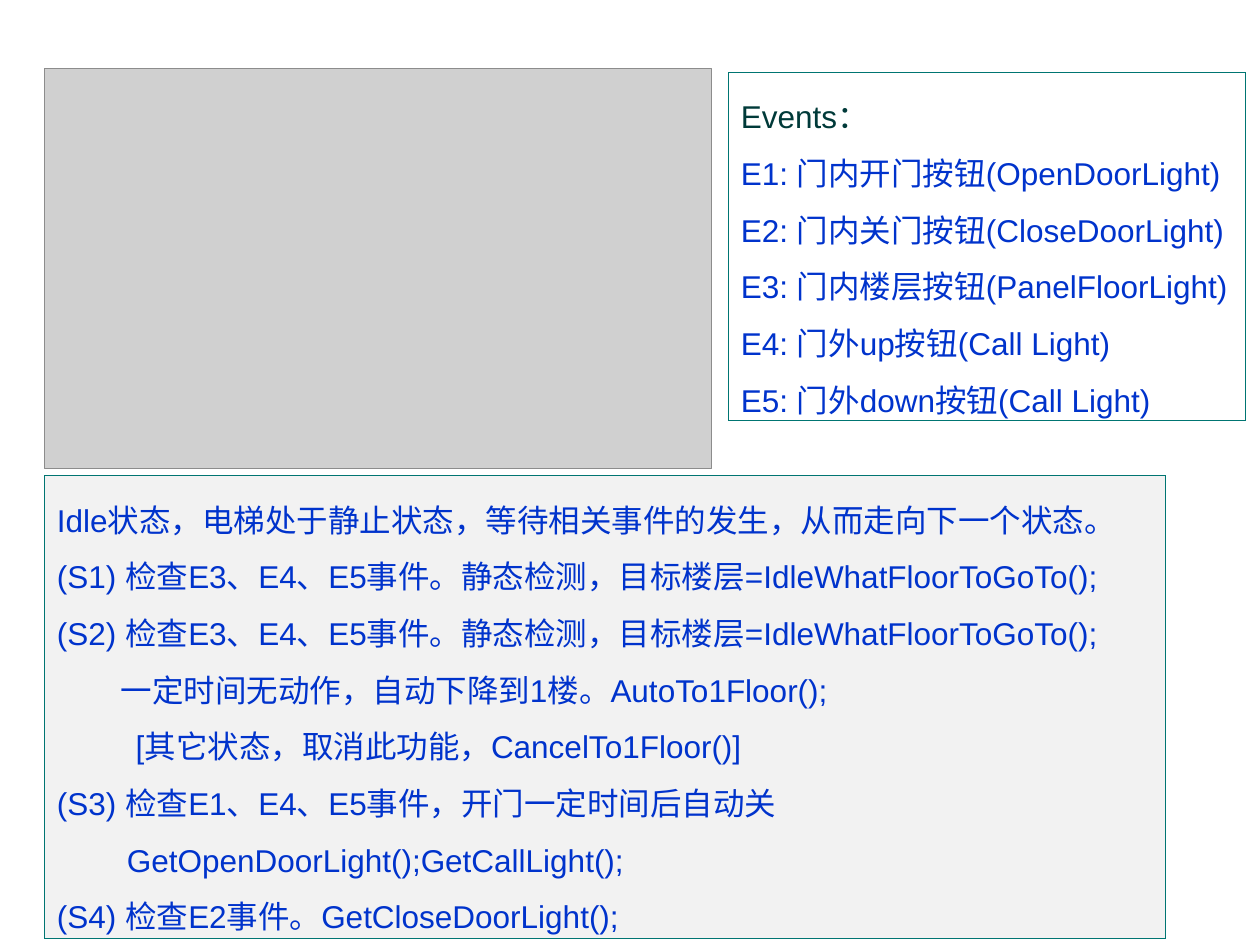
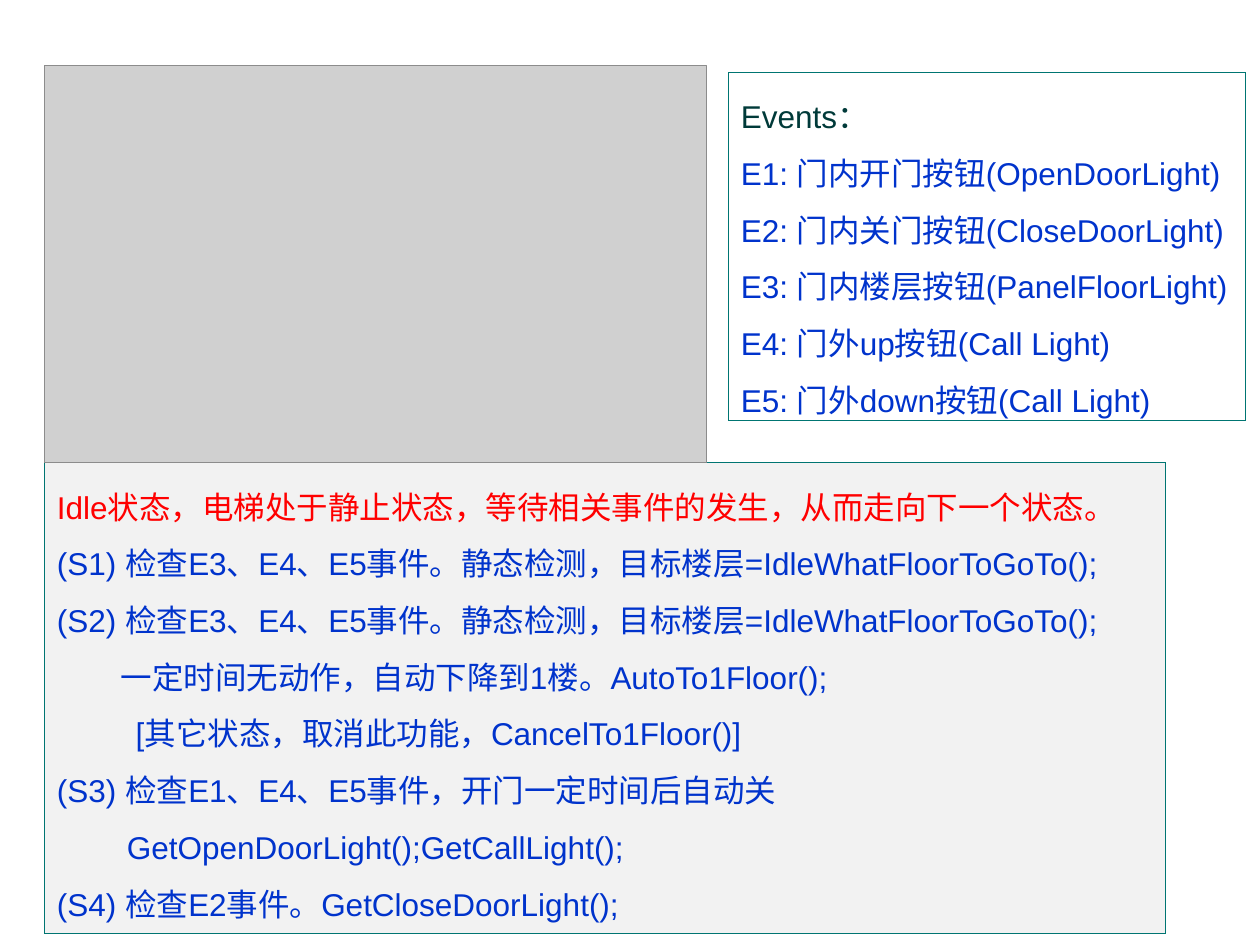
Before and after one commit to jtrfid/C-Repositories, a slide deck: slide 25 of C语言课程设计/2016/Garage_mfc/状态和状态机.pptx. Drawn at 1260x945 pixels with LibreOffice and Linux fonts; fonts in the diff are those of the drawing; grey boxes stand for pictures; background and template pictures are left out. Boxes give left, top, right and bottom in pixels: in the first picture for what was removed or moved away, otherwise in the second. Text is boxed around its words. In the diff, an @@ line names an element or a change of style, - is before the commit and + after.

Commit message:
修订电梯仿真程序和文档

```diff
--- a/C语言课程设计/2016/Garage_mfc/状态和状态机.pptx
+++ b/C语言课程设计/2016/Garage_mfc/状态和状态机.pptx
@@ picture: place and size @@
-picture at (44, 68, 711, 469)
+picture at (44, 66, 706, 462)
@@ rectangle "Idle状态，电梯处于静止状态，等待相关事件的发生，从而走向下一个状态。": place and size @@
-rectangle "Idle状态，电梯处于静止状态，等待相关事件的发生，从而走向下一个状态。" at (44, 475, 1166, 939)
+rectangle "Idle状态，电梯处于静止状态，等待相关事件的发生，从而走向下一个状态。" at (44, 462, 1166, 934)
@@ text in rectangle at (57, 494, 1116, 522): text colour #0033CC to #FF0000 in "Idle状态，电梯处于静止状态，等待相关事件的发生，从而走向下一个状态。" @@
```
Also in this commit, not shown: 1 other slide changed, 3 other files.
